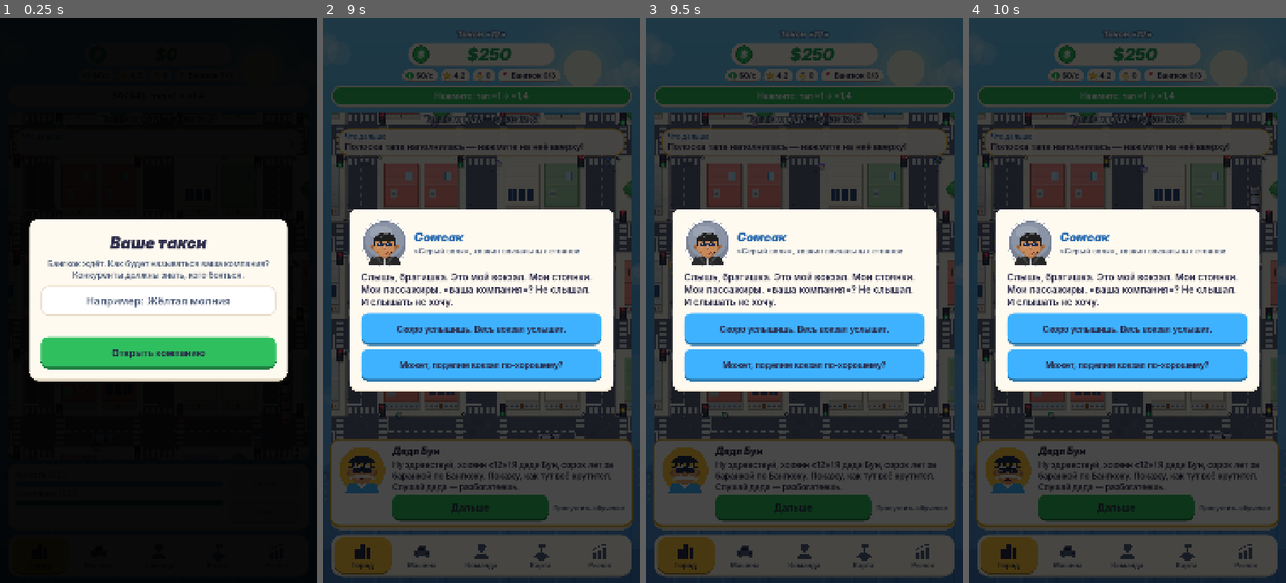
Above: before the commit, frames 1-4 (left to right).
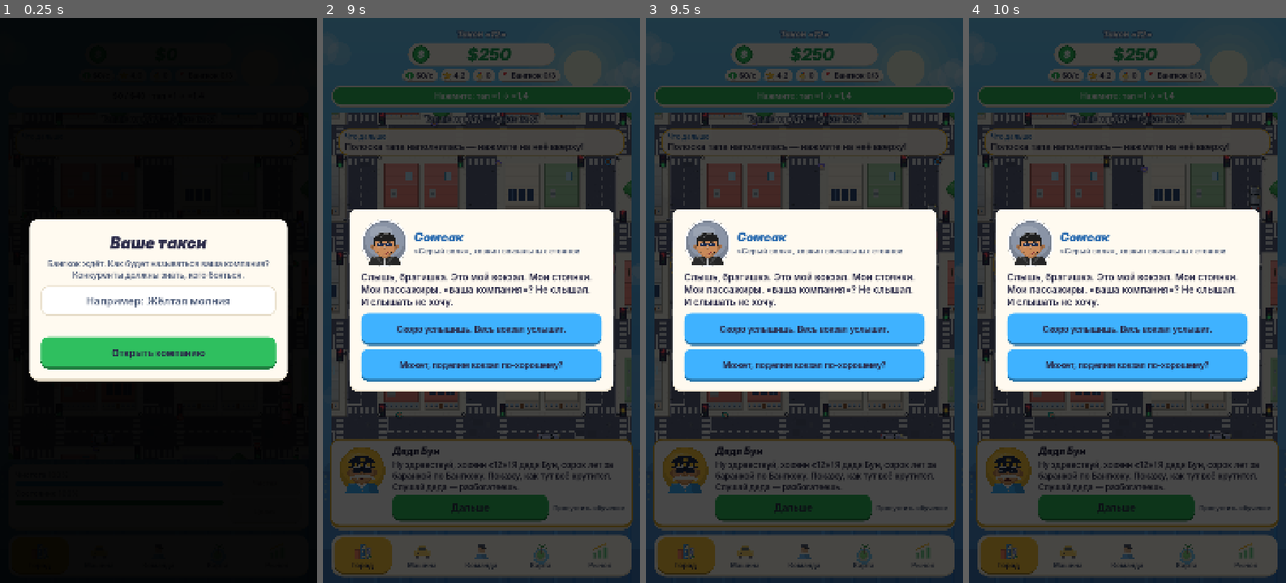
Above: after the commit, the same moments.

Repository: bogdan22807/play1
Game: Godot game, scene res://scenes/main.tscn
The game is run twice, just before and just after one commit, with the same random seed, the same clock (stepped at 60 frames per second) and the same inputs.
Inputs (mouse positions are in pixels of both pictures, inside the frame that each line leads up to):
- Up to frame 1 (0.25 s): no input
- Up to frame 2 (9 s): click (481, 300) at 0.52 s; type "12" at 0.6 s; click (364, 554) at 1.27 s; click (421, 554) at 2.02 s; click (481, 554) at 2.77 s; click (541, 554) at 3.52 s; click (598, 554) at 4.27 s; click "$0 / $40 · тап ×1 → ×1,4" at 5 s; click "Скоро услышишь. Весь вокзал у…" at 5.75 s; click "Может, поделим вокзал по-хоро…" at 6.5 s; click "Дальше" at 7.25 s; click "Пропустить обучение" at 8 s; click "Забрать" at 8.75 s
- Up to frame 3 (9.5 s): no input
- Up to frame 4 (10 s): click "Нажмите: тап ×1 → ×1,4" at 9.5 s

The runs differ from the first frame. In frame 2, 0.4% of the frame differs, in the area x 10-90%, y 77-97%; in frame 3, 0.4%; in frame 4, 0.4%.

Commit message:
Цветные иконки вкладок, объёмный дядя Бун, детальная купюра
Co-Authored-By: Claude Opus 5.5 <noreply@anthropic.com>
Claude-Session: https://claude.ai/code/session_01MxXKk2HQEPtG6SjaKVkKMr

Diff:
--- a/data/build.json
+++ b/data/build.json
@@ -1 +1 @@
-{"version": "1.0.0", "build": 106, "time": "08.11 18:00"}
+{"version": "1.0.0", "build": 108, "time": "08.11 18:07"}
--- a/scripts/main.gd
+++ b/scripts/main.gd
@@ -4427,6 +4427,8 @@
 		var label: Label = parts[1]
 		var tint: Color = _text_on(COLOR_ACCENT) if active else COLOR_MUTED
 		icon.color = tint
+		# Цветные иконки: выбранная — яркая, остальные чуть приглушены.
+		icon.modulate = Color.WHITE if active else Color(1, 1, 1, 0.72)
 		_col(label, tint)
 
 
--- a/scripts/mentor_portrait.gd
+++ b/scripts/mentor_portrait.gd
@@ -48,18 +48,28 @@
 
 	# Значок-подложка.
 	draw_circle(c, 50 * u, Color.WHITE)
-	draw_circle(c, 46 * u, BADGE)
-	# Рубашка с воротником.
+	draw_circle(c, 46 * u, BADGE.darkened(0.1))
+	draw_colored_polygon(_ellipse(c + Vector2(0, -6) * u, 42 * u, 38 * u), BADGE)
+	draw_colored_polygon(_ellipse(c + Vector2(-8, -22) * u, 24 * u, 14 * u), BADGE.lightened(0.18))
+	var face := c + Vector2(0, 4 * u + breath)
+	# Шея.
+	draw_rect(Rect2(face + Vector2(-9, 14) * u, Vector2(18, 14) * u), SKIN_DARK)
+	# Рубашка с воротником, тенью и складками.
 	draw_colored_polygon(PackedVector2Array([
 		c + Vector2(-34, 46) * u, c + Vector2(-26, 26) * u + Vector2(0, breath),
 		c + Vector2(26, 26) * u + Vector2(0, breath), c + Vector2(34, 46) * u,
 	]), SHIRT)
+	draw_colored_polygon(PackedVector2Array([c + Vector2(10, 26) * u + Vector2(0, breath), c + Vector2(26, 26) * u + Vector2(0, breath), c + Vector2(34, 46) * u, c + Vector2(15, 46) * u]), SHIRT.darkened(0.15))
+	draw_line(c + Vector2(-24, 28) * u, c + Vector2(-15, 27) * u, SHIRT.lightened(0.3), 2 * u)
 	draw_colored_polygon(PackedVector2Array([c + Vector2(-12, 26) * u, c + Vector2(0, 38) * u, c + Vector2(12, 26) * u]), Color.WHITE)
-	# Уши и лицо.
-	var face := c + Vector2(0, 4 * u + breath)
+	draw_circle(c + Vector2(0, 41) * u, 1.6 * u, Color("cfd8dc"))
+	# Уши и лицо с объёмом: тень снизу-справа, свет на лбу и щеке.
 	draw_circle(face + Vector2(-25, 2) * u, 6 * u, SKIN_DARK)
 	draw_circle(face + Vector2(25, 2) * u, 6 * u, SKIN_DARK)
-	draw_circle(face, 25 * u, SKIN)
+	draw_circle(face, 25 * u, SKIN_DARK)
+	draw_circle(face + Vector2(-1, -1.5) * u, 23.6 * u, SKIN)
+	draw_colored_polygon(_ellipse(face + Vector2(-12, 6) * u, 4.5 * u, 3 * u), Color(1, 0.55, 0.5, 0.35))
+	draw_colored_polygon(_ellipse(face + Vector2(12, 6) * u, 4.5 * u, 3 * u), Color(1, 0.55, 0.5, 0.3))
 	# Морщинки на лбу.
 	draw_arc(face + Vector2(0, -2) * u, 12 * u, PI * 1.25, PI * 1.75, 10, SKIN_DARK, 1.5 * u)
 	# Кепка таксиста: купол, околыш в шашечку, козырёк.
@@ -73,6 +83,9 @@
 		cap_top + Vector2(-20, 7) * u, cap_top + Vector2(20, 7) * u,
 		cap_top + Vector2(14, 11) * u, cap_top + Vector2(-14, 11) * u,
 	]), CAP.darkened(0.3))
+	# Блик на кепке и значок такси.
+	draw_arc(cap_top + Vector2(-4, -2) * u, 18 * u, PI * 1.15, PI * 1.5, 10, Color(1, 1, 1, 0.3), 2.5 * u)
+	_round_rect(Rect2(cap_top + Vector2(-5, -11) * u, Vector2(10, 6) * u), 1.5 * u, BADGE)
 	# Брови — кустистые, седые.
 	draw_line(face + Vector2(-17, -9) * u, face + Vector2(-5, -11) * u, HAIR, 4 * u)
 	draw_line(face + Vector2(5, -11) * u, face + Vector2(17, -9) * u, HAIR, 4 * u)
--- a/scripts/money_bill.gd
+++ b/scripts/money_bill.gd
@@ -28,5 +28,12 @@
 	# Внутренняя рамка и овал с «$».
 	draw_rect(rect.grow(-5), Color(PAPER_DARK, 0.55), false, 1.5)
 	draw_circle(size / 2.0, size.y * 0.32, Color(1, 1, 1, 0.55))
+	# Узор-гильош по бокам, номиналы в углах и блик по диагонали.
+	for k in 3:
+		draw_arc(Vector2(size.x * 0.18, size.y / 2.0), 3.0 + k * 2.5, -PI / 2.0, PI / 2.0, 8, Color(PAPER_DARK, 0.4), 1.0)
+		draw_arc(Vector2(size.x * 0.82, size.y / 2.0), 3.0 + k * 2.5, PI / 2.0, PI * 1.5, 8, Color(PAPER_DARK, 0.4), 1.0)
 	var font: Font = get_theme_default_font()
+	for corner in [Vector2(7, 11), Vector2(size.x - 13, size.y - 4)]:
+		draw_string(font, corner, "1", HORIZONTAL_ALIGNMENT_LEFT, -1, 9, INK)
 	draw_string(font, Vector2(0, size.y * 0.5 + 8), "$", HORIZONTAL_ALIGNMENT_CENTER, size.x, 22, INK)
+	draw_colored_polygon(PackedVector2Array([Vector2(size.x * 0.55, 2), Vector2(size.x * 0.68, 2), Vector2(size.x * 0.45, size.y - 2), Vector2(size.x * 0.32, size.y - 2)]), Color(1, 1, 1, 0.18))
--- a/scripts/tab_icon.gd
+++ b/scripts/tab_icon.gd
@@ -62,59 +62,108 @@
 	return Rect2(o + Vector2(x, y) * s, Vector2(w, h) * s)
 
 
-func _city(o: Vector2, s: float) -> void:
-	draw_rect(_r(o, s, 0.08, 0.42, 0.24, 0.5), color)
-	draw_rect(_r(o, s, 0.36, 0.12, 0.28, 0.8), color)
-	draw_rect(_r(o, s, 0.68, 0.3, 0.24, 0.62), color)
-	var hole := Color("1f1645", 0.85)
-	for row in 4:
-		draw_rect(_r(o, s, 0.42, 0.2 + row * 0.16, 0.06, 0.08), hole)
-		draw_rect(_r(o, s, 0.52, 0.2 + row * 0.16, 0.06, 0.08), hole)
-	for row in 2:
-		draw_rect(_r(o, s, 0.15, 0.52 + row * 0.16, 0.1, 0.08), hole)
-		draw_rect(_r(o, s, 0.75, 0.42 + row * 0.18, 0.1, 0.08), hole)
+const INK := Color("2a2a48")
+const SHADE := Color(0, 0, 0, 0.16)
+const SHINE := Color(1, 1, 1, 0.45)
 
 
-func _car(o: Vector2, s: float) -> void:
-	# Машина спереди: крыша, кузов, фары, колёса.
-	draw_colored_polygon(PackedVector2Array([
-		o + Vector2(0.24, 0.48) * s, o + Vector2(0.32, 0.22) * s,
-		o + Vector2(0.68, 0.22) * s, o + Vector2(0.76, 0.48) * s,
-	]), color)
-	draw_rect(_r(o, s, 0.08, 0.46, 0.84, 0.3), color)
-	draw_rect(_r(o, s, 0.36, 0.28, 0.28, 0.16), Color("1f1645", 0.85))
-	draw_circle(o + Vector2(0.2, 0.6) * s, s * 0.06, Color("1f1645", 0.85))
-	draw_circle(o + Vector2(0.8, 0.6) * s, s * 0.06, Color("1f1645", 0.85))
-	draw_rect(_r(o, s, 0.14, 0.76, 0.16, 0.12), color)
-	draw_rect(_r(o, s, 0.7, 0.76, 0.16, 0.12), color)
+func _box(rect: Rect2, radius: float, fill: Color) -> void:
+	var box := StyleBoxFlat.new()
+	box.bg_color = fill
+	box.set_corner_radius_all(int(radius))
+	draw_style_box(box, rect)
 
 
-func _team(o: Vector2, s: float) -> void:
-	# Таксист в кепке.
-	draw_circle(o + Vector2(0.5, 0.36) * s, s * 0.18, color)
-	draw_rect(_r(o, s, 0.3, 0.14, 0.4, 0.1), color)
-	draw_rect(_r(o, s, 0.5, 0.2, 0.3, 0.05), color)
-	draw_colored_polygon(PackedVector2Array([
-		o + Vector2(0.14, 0.92) * s, o + Vector2(0.22, 0.62) * s,
-		o + Vector2(0.78, 0.62) * s, o + Vector2(0.86, 0.92) * s,
-	]), color)
+## Город: три дома разного цвета с горящими окнами и деревце.
+func _city(o: Vector2, s: float) -> void:
+	draw_rect(_r(o, s, 0.06, 0.9, 0.88, 0.04), SHADE)
+	var houses: Array = [[0.08, 0.42, 0.26, 0.5, Color("ff8a65")], [0.36, 0.1, 0.3, 0.82, Color("4fa3e8")], [0.68, 0.3, 0.26, 0.62, Color("9fa8da")]]
+	for h: Array in houses:
+		var rect: Rect2 = _r(o, s, h[0], h[1], h[2], h[3])
+		_box(rect, s * 0.04, h[4])
+		draw_rect(Rect2(rect.position + Vector2(rect.size.x * 0.7, 0), Vector2(rect.size.x * 0.3, rect.size.y)), SHADE)
+		draw_rect(Rect2(rect.position, Vector2(rect.size.x, s * 0.04)), Color(h[4]).darkened(0.25))
+		var rows: int = int(rect.size.y / (s * 0.15))
+		for row in rows:
+			for col in 2:
+				var win := Rect2(rect.position + Vector2(rect.size.x * (0.18 + col * 0.42), s * (0.08 + row * 0.15)), Vector2(rect.size.x * 0.24, s * 0.07))
+				draw_rect(win, Color("fff3c4") if (row + col) % 3 != 0 else Color("5d7fa3"))
+	draw_circle(o + Vector2(0.9, 0.82) * s, s * 0.09, Color("2f8a46"))
+	draw_circle(o + Vector2(0.88, 0.79) * s, s * 0.06, Color("46b35c"))
 
 
-func _map(o: Vector2, s: float) -> void:
-	# Остров с пальмой на волне.
-	draw_arc(o + Vector2(0.5, 1.15) * s, s * 0.5, PI * 1.2, PI * 1.8, 16, color, s * 0.08)
-	draw_circle(o + Vector2(0.5, 0.78) * s, s * 0.26, color)
-	draw_line(o + Vector2(0.5, 0.62) * s, o + Vector2(0.56, 0.24) * s, color, s * 0.07)
-	for leaf: Vector2 in [Vector2(-0.24, 0.06), Vector2(0.24, 0.04), Vector2(-0.12, -0.12), Vector2(0.16, -0.12)]:
-		draw_line(o + Vector2(0.56, 0.24) * s, o + (Vector2(0.56, 0.24) + leaf) * s, color, s * 0.08)
+## Машина спереди: жёлтое такси с шашечками, фарами и знаком на крыше.
+func _car(o: Vector2, s: float) -> void:
+	var body := Color("ffc93c")
+	_box(_r(o, s, 0.42, 0.1, 0.16, 0.08), s * 0.02, Color("fff8e1"))
+	draw_colored_polygon(PackedVector2Array([
+		o + Vector2(0.22, 0.48) * s, o + Vector2(0.3, 0.2) * s,
+		o + Vector2(0.7, 0.2) * s, o + Vector2(0.78, 0.48) * s,
+	]), body.darkened(0.06))
+	draw_colored_polygon(PackedVector2Array([
+		o + Vector2(0.3, 0.45) * s, o + Vector2(0.35, 0.26) * s, o + Vector2(0.65, 0.26) * s, o + Vector2(0.7, 0.45) * s,
+	]), Color("3d5a80"))
+	draw_line(o + Vector2(0.38, 0.3) * s, o + Vector2(0.44, 0.42) * s, SHINE, s * 0.03)
+	_box(_r(o, s, 0.14, 0.76, 0.16, 0.14), s * 0.03, INK)
+	_box(_r(o, s, 0.7, 0.76, 0.16, 0.14), s * 0.03, INK)
+	_box(_r(o, s, 0.06, 0.46, 0.88, 0.32), s * 0.08, body)
+	draw_rect(_r(o, s, 0.06, 0.66, 0.88, 0.04), body.darkened(0.2))
+	for k in 8:
+		draw_rect(_r(o, s, 0.16 + k * 0.085, 0.58 + (k % 2) * 0.035, 0.04, 0.035), INK)
+	for x in [0.17, 0.83]:
+		draw_circle(o + Vector2(x, 0.56) * s, s * 0.06, Color("fff59d"))
+		draw_circle(o + Vector2(x - 0.015, 0.545) * s, s * 0.02, Color.WHITE)
+	draw_rect(_r(o, s, 0.1, 0.49, 0.8, 0.03), SHINE)
 
 
+## Команда: таксист в кепке с шашечками.
+func _team(o: Vector2, s: float) -> void:
+	draw_colored_polygon(PackedVector2Array([
+		o + Vector2(0.14, 0.94) * s, o + Vector2(0.22, 0.64) * s,
+		o + Vector2(0.78, 0.64) * s, o + Vector2(0.86, 0.94) * s,
+	]), Color("3fa3f5"))
+	draw_colored_polygon(PackedVector2Array([o + Vector2(0.5, 0.64) * s, o + Vector2(0.78, 0.64) * s, o + Vector2(0.86, 0.94) * s, o + Vector2(0.56, 0.94) * s]), SHADE)
+	draw_colored_polygon(PackedVector2Array([o + Vector2(0.4, 0.64) * s, o + Vector2(0.5, 0.76) * s, o + Vector2(0.6, 0.64) * s]), Color.WHITE)
+	draw_circle(o + Vector2(0.5, 0.4) * s, s * 0.2, Color("e0b48f"))
+	draw_circle(o + Vector2(0.54, 0.44) * s, s * 0.16, Color("d29f78"))
+	draw_circle(o + Vector2(0.49, 0.39) * s, s * 0.17, Color("e0b48f"))
+	draw_circle(o + Vector2(0.43, 0.42) * s, s * 0.022, INK)
+	draw_circle(o + Vector2(0.57, 0.42) * s, s * 0.022, INK)
+	draw_arc(o + Vector2(0.5, 0.47) * s, s * 0.06, PI * 0.2, PI * 0.8, 8, INK, s * 0.02)
+	draw_colored_polygon(PackedVector2Array([o + Vector2(0.29, 0.32) * s, o + Vector2(0.33, 0.14) * s, o + Vector2(0.67, 0.14) * s, o + Vector2(0.71, 0.32) * s]), Color("1c2b4d"))
+	for k in 5:
+		draw_rect(_r(o, s, 0.3 + k * 0.08, 0.27, 0.04, 0.04), Color("ffc93c"))
+	draw_rect(_r(o, s, 0.5, 0.31, 0.3, 0.05), Color("1c2b4d").darkened(0.3))
+
+
+## Карта: остров с пальмой посреди волн.
+func _map(o: Vector2, s: float) -> void:
+	draw_circle(o + Vector2(0.5, 0.78) * s, s * 0.42, Color("4cb8f5"))
+	draw_circle(o + Vector2(0.5, 0.74) * s, s * 0.3, Color("e9d8a6"))
+	draw_circle(o + Vector2(0.48, 0.72) * s, s * 0.22, Color("6fcf6a"))
+	draw_circle(o + Vector2(0.44, 0.68) * s, s * 0.1, Color("8fe08a"))
+	for x in [0.16, 0.74]:
+		draw_arc(o + Vector2(x, 0.96) * s, s * 0.06, PI * 1.1, PI * 1.9, 8, Color.WHITE, s * 0.03)
+	draw_line(o + Vector2(0.5, 0.7) * s, o + Vector2(0.56, 0.26) * s, Color("8d6e63"), s * 0.06)
+	for leaf: Vector2 in [Vector2(-0.26, 0.08), Vector2(0.26, 0.06), Vector2(-0.14, -0.14), Vector2(0.18, -0.14)]:
+		draw_line(o + Vector2(0.56, 0.26) * s, o + (Vector2(0.56, 0.26) + leaf) * s, Color("2f8a46"), s * 0.08)
+		draw_line(o + Vector2(0.56, 0.26) * s, o + (Vector2(0.56, 0.26) + leaf * 0.8) * s, Color("46b35c"), s * 0.03)
+	draw_circle(o + Vector2(0.53, 0.3) * s, s * 0.035, Color("795548"))
+	draw_circle(o + Vector2(0.59, 0.3) * s, s * 0.035, Color("8d6e63"))
+
+
+## Рынок: зелёные столбики растут, золотая стрелка вверх.
 func _market(o: Vector2, s: float) -> void:
-	# Столбики растут, стрелка вверх.
-	draw_rect(_r(o, s, 0.1, 0.6, 0.18, 0.3), color)
-	draw_rect(_r(o, s, 0.4, 0.44, 0.18, 0.46), color)
-	draw_rect(_r(o, s, 0.7, 0.26, 0.18, 0.64), color)
-	draw_line(o + Vector2(0.1, 0.42) * s, o + Vector2(0.72, 0.1) * s, color, s * 0.07)
+	var bars: Array = [[0.1, 0.6, 0.18, 0.3], [0.4, 0.44, 0.18, 0.46], [0.7, 0.26, 0.18, 0.64]]
+	for i in bars.size():
+		var b: Array = bars[i]
+		var rect: Rect2 = _r(o, s, b[0], b[1], b[2], b[3])
+		var fill: Color = Color("2fbf5f").lightened(0.15 * (2 - i))
+		_box(rect, s * 0.03, fill)
+		draw_rect(Rect2(rect.position + Vector2(rect.size.x * 0.65, 0), Vector2(rect.size.x * 0.35, rect.size.y)), SHADE)
+		draw_rect(Rect2(rect.position + Vector2(rect.size.x * 0.15, s * 0.03), Vector2(rect.size.x * 0.15, rect.size.y - s * 0.06)), SHINE)
+	draw_line(o + Vector2(0.1, 0.42) * s, o + Vector2(0.72, 0.1) * s, Color("d9a21b"), s * 0.08)
+	draw_line(o + Vector2(0.1, 0.42) * s, o + Vector2(0.72, 0.1) * s, Color("ffc93c"), s * 0.05)
 	draw_colored_polygon(PackedVector2Array([
-		o + Vector2(0.78, 0.04) * s, o + Vector2(0.86, 0.22) * s, o + Vector2(0.62, 0.16) * s,
-	]), color)
+		o + Vector2(0.8, 0.02) * s, o + Vector2(0.88, 0.24) * s, o + Vector2(0.6, 0.16) * s,
+	]), Color("ffc93c"))
Not shown, changed: docs/GDD.md
